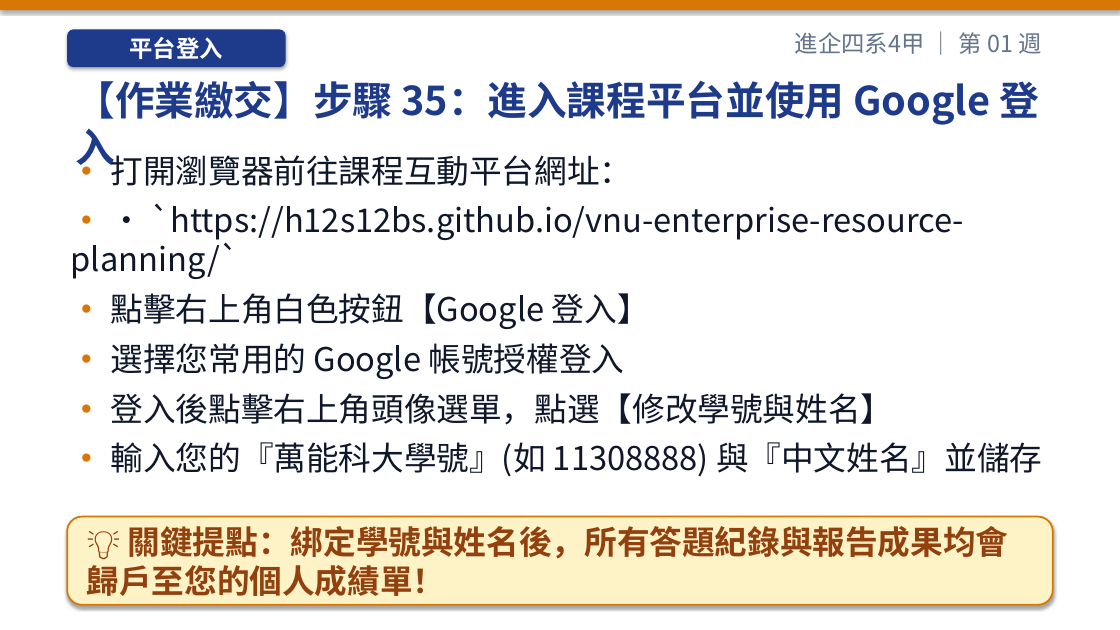
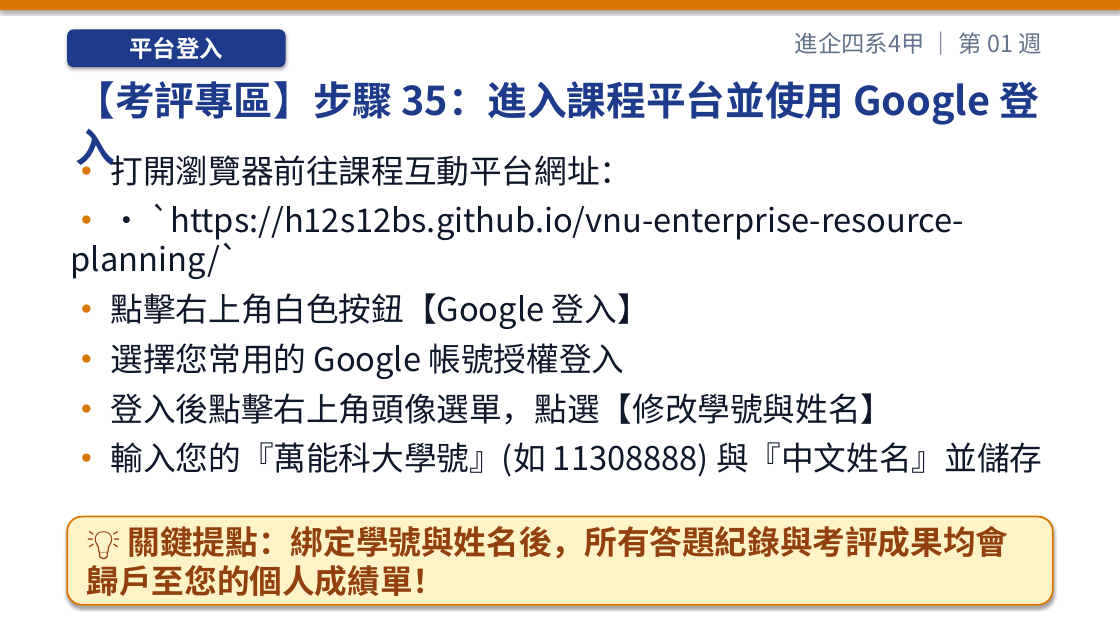
Before and after one commit to h12s12bs/vnu-enterprise-resource-planning, a slide deck: slide 53 of 01_每週教學簡報_PPT/ERP_第01週_課程導論、ERP_概念演進與數位轉型.pptx. Drawn at 1120x630 pixels with LibreOffice and Linux fonts; fonts in the diff are those of the drawing. Boxes give left, top, right and bottom in pixels: in the first picture for what was removed or moved away, otherwise in the second. Text is boxed around its words. In the diff, an @@ line names an element or a change of style, - is before the commit and + after.

```diff
--- a/01_每週教學簡報_PPT/ERP_第01週_課程導論、ERP_概念演進與數位轉型.pptx
+++ b/01_每週教學簡報_PPT/ERP_第01週_課程導論、ERP_概念演進與數位轉型.pptx
@@ text at bbox=[75, 81, 1040, 125]: text changed @@
-【作業繳交】步驟 35：進入課程平台並使用 Google 登入
+【考評專區】步驟 35：進入課程平台並使用 Google 登入
@@ text in rounded rectangle at bbox=[87, 526, 1009, 596]: text changed @@
-💡 關鍵提點：綁定學號與姓名後，所有答題紀錄與報告成果均會歸戶至您的個人成績單！
+💡 關鍵提點：綁定學號與姓名後，所有答題紀錄與考評成果均會歸戶至您的個人成績單！
```
Also in this commit, not shown: 12 other slides changed, 46 other files.
